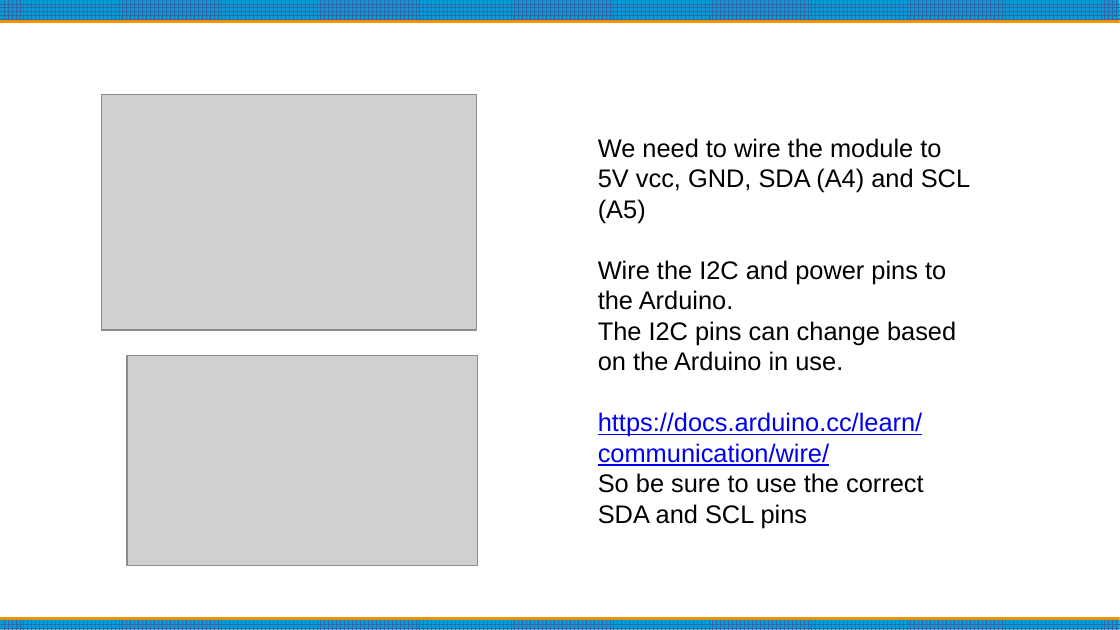
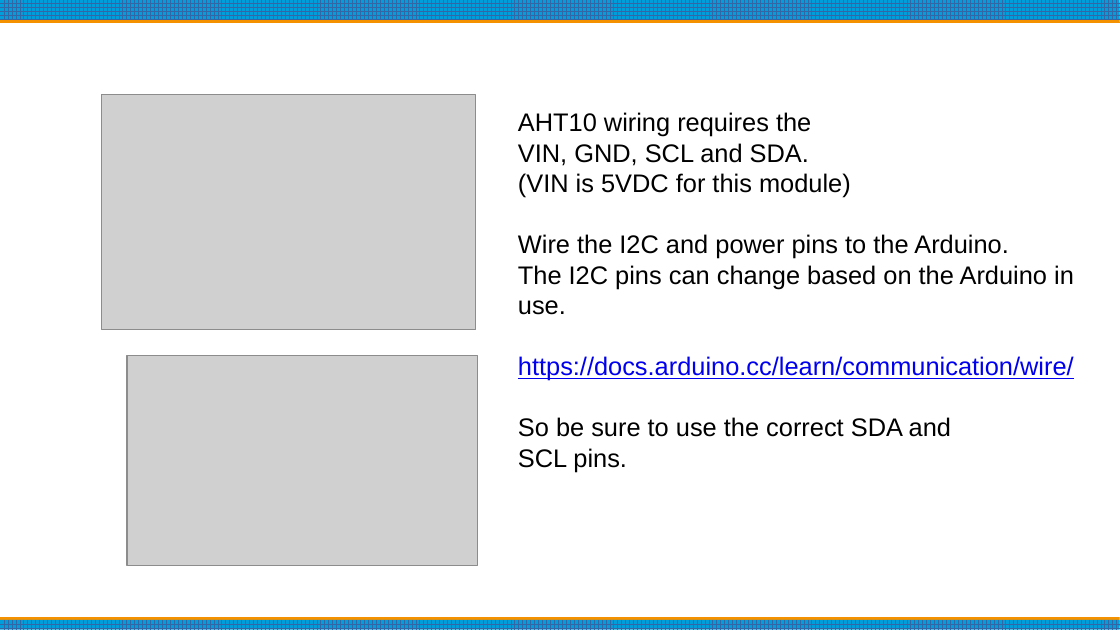
Before and after one commit to bpguy/gps_grid_sq_lcd, a slide deck: slide 11 of Arduino Basics.pptx. Drawn at 1120x630 pixels with LibreOffice and Linux fonts; fonts in the diff are those of the drawing; grey boxes stand for pictures. Boxes give left, top, right and bottom in pixels: in the first picture for what was removed or moved away, otherwise in the second. Text is boxed around its words. In the diff, an @@ line names an element or a change of style, - is before the commit and + after.

Commit message:
Update Arduino Basics.pptx
fixed typos

```diff
--- a/Arduino Basics.pptx
+++ b/Arduino Basics.pptx
@@ text "AHT10 wiring requires the": place and size @@
-text "AHT10 wiring requires the" at [598,138,970,493]
+text "AHT10 wiring requires the" at [518,112,1074,437]
@@ text at [518,112,851,198]: text changed @@
-We need to wire the module to
-5V vcc, GND, SDA (A4) and SCL (A5)
+AHT10 wiring requires the
+VIN, GND, SCL and SDA.
+(VIN is 5VDC for this module)
@@ text at [518,417,951,437]: text changed @@
-So be sure to use the correct SDA and SCL pins
+So be sure to use the correct SDA and
+SCL pins.
```
Also in this commit, not shown: 12 other slides changed, 5 slides added, 1 slide removed.
